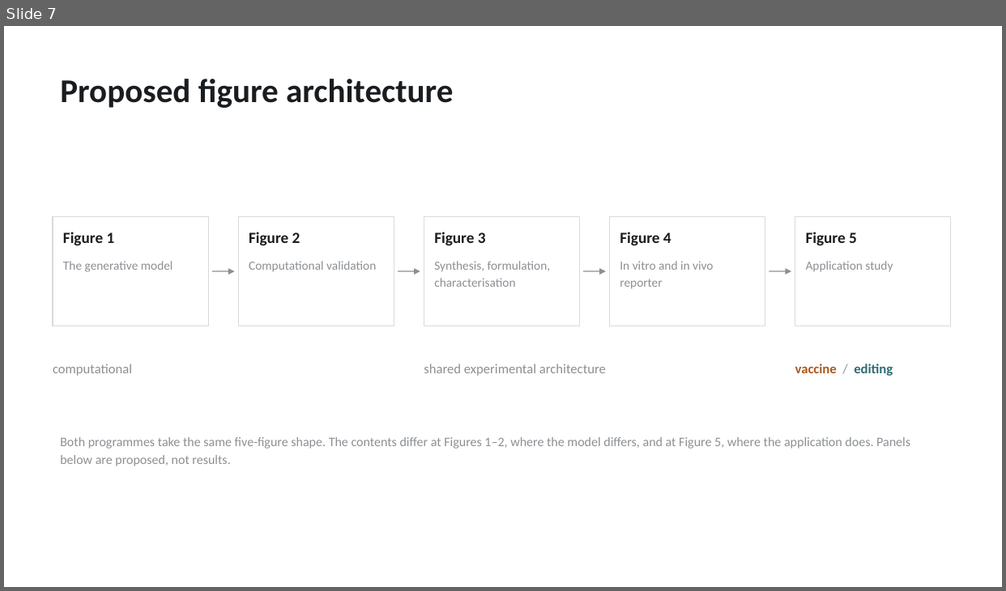
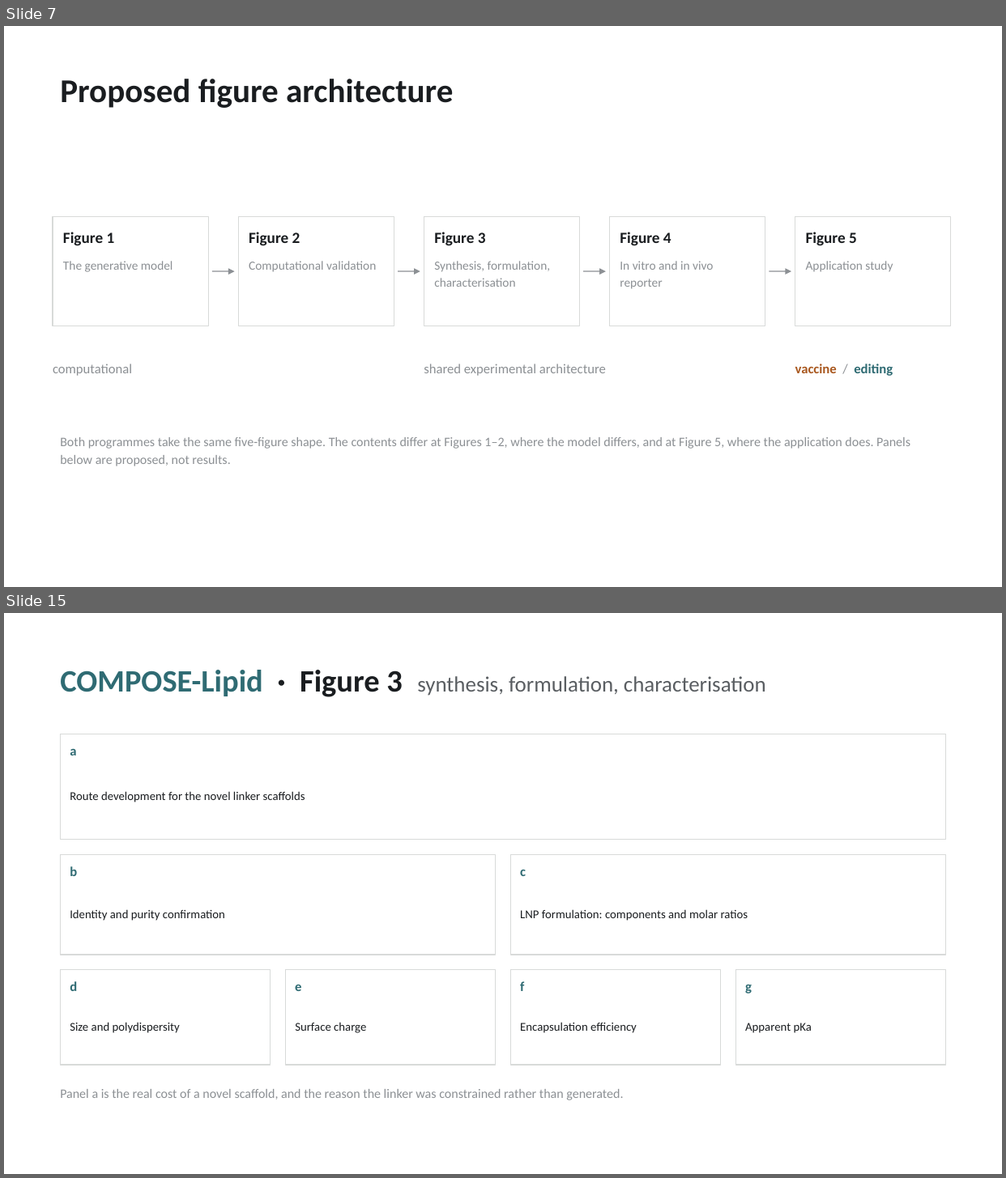
Before and after one commit to magantiro/compose_rgm, a slide deck: media/compose_slides/build/lipid_programs.pptx. Shown one above the other, each under a label of ours: slide 7 before the commit, slides 7 and 15 after it; the slides between them are not shown. The pictures are 1006x591 and 1006x1178 pixels, drawn with LibreOffice and Linux fonts; fonts in the diff are those of the drawing. Boxes give left, top, right and bottom in pixels: in the first picture for what was removed or moved away, otherwise in the second. Text is boxed around its words. In the diff, an @@ line names an element or a change of style, - is before the commit and + after.

Commit message:
media/compose_slides: lay each figure out as a panel wireframe, one per figure per paper
The five shared panel tables are replaced by ten figure slides: FORGE Figures
1-5 then COMPOSE-Lipid Figures 1-5. Each is a wireframe of the figure itself --
panel boxes on a shared grid in the arrangement the figure would use, each
carrying its letter and a line saying what it shows.

Rows and columns are sized from relative weights and fill the canvas exactly, so
a wide schematic panel reads as wide and a row of four small panels reads as
four. The layout can be pictured directly instead of reconstructed from a list.

Panel text is centred in the space under its letter, so a short caption does not
leave the box looking empty.

Still proposed, not results: no panel carries a number and none reports a
measurement. Deck is 17 slides; the XML audit reports no off-canvas, margin or
overflow defects.

```diff
--- a/media/compose_slides/build/lipid_programs.pptx
+++ b/media/compose_slides/build/lipid_programs.pptx
@@ slide 15 added at (4, 613, 1002, 1174), background #FFFFFF @@
@@ text added at (60, 670, 766, 697), 21 pt, text #5A5E62 @@
+COMPOSE-Lipid · Figure 3 synthesis, formulation, characterisation
@@ rectangle added at (60, 735, 946, 840), fill #FFFFFF, outline #D8DAD9 1 pt @@
@@ text added at (70, 748, 76, 756), 13 pt, text #2F6B73, bold @@
+a
@@ text added at (70, 791, 305, 803), 11.5 pt, text #1A1D20 @@
+Route development for the novel linker scaffolds
@@ rectangle added at (60, 855, 496, 955), fill #FFFFFF, outline #D8DAD9 1 pt @@
@@ rectangle added at (511, 855, 947, 955), fill #FFFFFF, outline #D8DAD9 1 pt @@
@@ text added at (70, 867, 77, 876), 13 pt, text #2F6B73, bold @@
+b
@@ text added at (520, 870, 526, 876), 13 pt, text #2F6B73, bold @@
+c
@@ text added at (70, 909, 225, 921), 11.5 pt, text #1A1D20 @@
+Identity and purity confirmation
@@ text added at (520, 909, 748, 921), 11.5 pt, text #1A1D20 @@
+LNP formulation: components and molar ratios
@@ rectangle added at (60, 970, 270, 1065), fill #FFFFFF, outline #D8DAD9 1 pt @@
@@ rectangle added at (286, 970, 496, 1065), fill #FFFFFF, outline #D8DAD9 1 pt @@
@@ rectangle added at (511, 970, 721, 1065), fill #FFFFFF, outline #D8DAD9 1 pt @@
@@ rectangle added at (735, 970, 946, 1065), fill #FFFFFF, outline #D8DAD9 1 pt @@
@@ text added at (70, 982, 77, 991), 13 pt, text #2F6B73, bold @@
+d
@@ text added at (295, 985, 301, 991), 13 pt, text #2F6B73, bold @@
+e
@@ text added at (520, 982, 524, 991), 13 pt, text #2F6B73, bold @@
+f
@@ text added at (745, 985, 752, 994), 13 pt, text #2F6B73, bold @@
+g
@@ text added at (70, 1022, 180, 1033), 11.5 pt, text #1A1D20 @@
+Size and polydispersity
@@ text added at (295, 1022, 366, 1033), 11.5 pt, text #1A1D20 @@
+Surface charge
@@ text added at (520, 1022, 637, 1033), 11.5 pt, text #1A1D20 @@
+Encapsulation efficiency
@@ text added at (745, 1023, 812, 1033), 11.5 pt, text #1A1D20 @@
+Apparent pKa
@@ text added at (60, 1089, 623, 1101), 12.5 pt, text #8C9094 @@
+Panel a is the real cost of a novel scaffold, and the reason the linker was constrained rather than generated.
```
Also in this commit, not shown: 3 slides changed, 6 other slides added, 2 slides removed, 3 other files.
